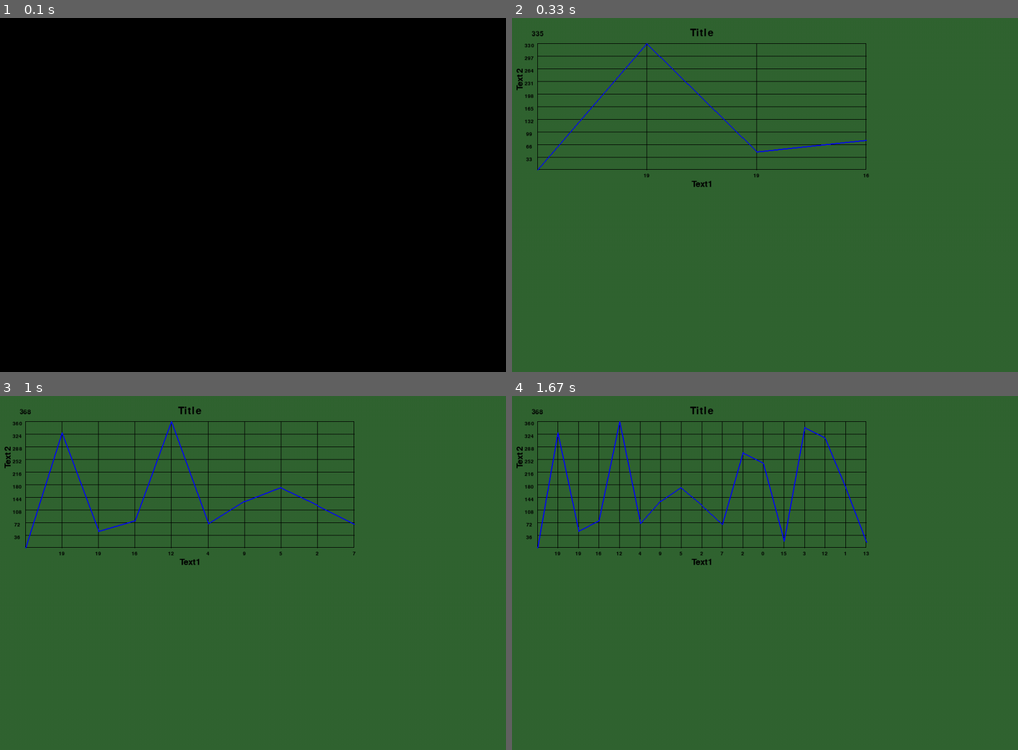
Above: before the commit, frames 1-4 (two rows, left to right).
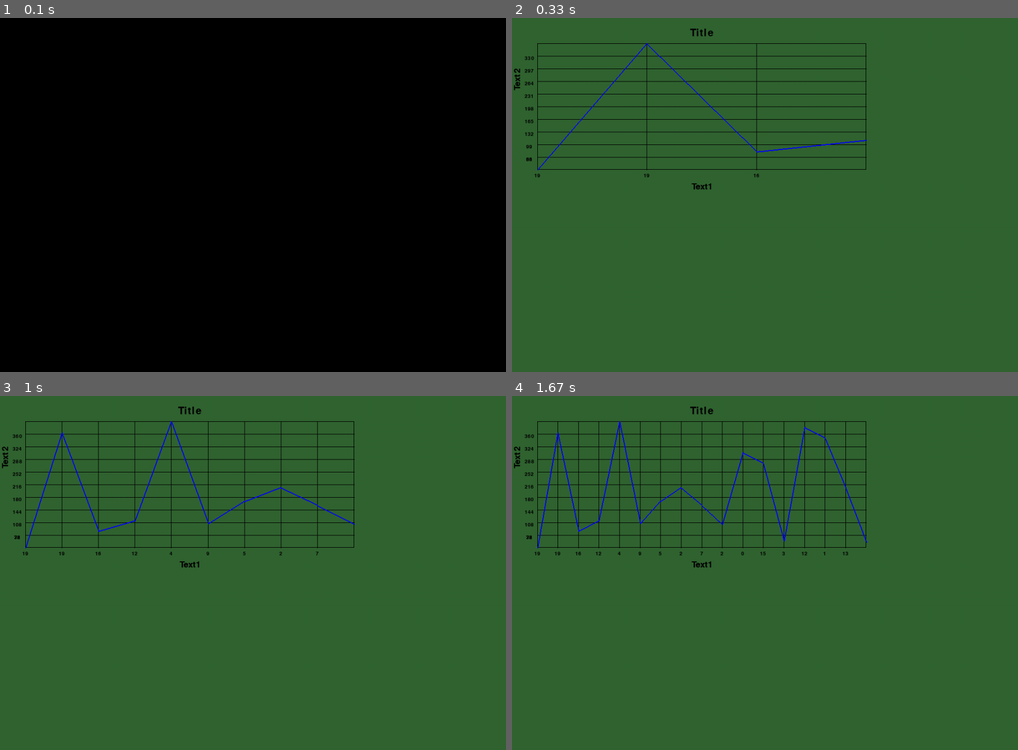
Above: after the commit, the same moments.

Repository: vallenov/pygamegraph
Game: pygame game, started from example.py
The game is run twice, just before and just after one commit, with the same random seed, the same clock (stepped at 60 frames per second) and the same inputs.
Inputs:
- Up to frame 1 (0.1 s): no input
- Up to frame 2 (0.33 s): no input
- Up to frame 3 (1 s): no input
- Up to frame 4 (1.67 s): no input

Frame 1 is identical in both runs. In frame 2, 0.2% of the frame differs, in the area x 0-71%, y 3-49%; in frame 3, 0.2%; in frame 4, 0.3%.

Commit message:
small fix

Diff:
--- a/pygamegraph/base_graph.py
+++ b/pygamegraph/base_graph.py
@@ -34,8 +34,8 @@
         self.image = pygame.Surface(size, 5)
         self.image.fill(Constants.BLACK.value)
         self.rect = self.image.get_rect()
-        self.y_top_text = Text(text_size)  # print max(self.y_list) on the left-top edge
-        self.x_bottom_text = Text(text_size)  # print last element self.x_list on the right-bottom edge
+        # self.y_top_text = Text(text_size)  # print max(self.y_list) on the left-top edge
+        # self.x_bottom_text = Text(text_size)  # print last element self.x_list on the right-bottom edge
         self.title = Text(text_size)
         self.xlabel = Text(text_size)  # name of x axis
         self.ylabel = Text(text_size)  # name of y axis
@@ -60,21 +60,12 @@
         return lst
 
     def update(self):
-        self.y_top_text.update(text=str(max(self.y_list)),
-                               xy=(self.rect.left, self.rect.top - self.ylabel.size),
-                               color=Constants.BLACK.value)
-        # self.x_bottom_text.update(text=str(self.x_list[-1]),
-        #                           xy=(
-        #                               self.rect.right + self.x_bottom_text.size,
-        #                               self.rect.bottom + self.ylabel.size // 4
-        #                           ),
-        #                           color=Constants.BLACK.value)
         self.ylabel.update(xy=(
-            (self.rect.left - self.ylabel.size // 2) - self.x_bottom_text.size - len(str(max(self.y_list))),
+            (self.rect.left - self.ylabel.size // 2) - self.ylabel.size - len(str(max(self.y_list))),
             (self.size[1] - self.rect.top) // 2),
             color=Constants.BLACK.value
         )
-        self.xlabel.update(xy=(self.rect.centerx, self.rect.bottom + self.x_bottom_text.size),
+        self.xlabel.update(xy=(self.rect.centerx, self.rect.bottom + self.xlabel.size),
                            color=Constants.BLACK.value)
         self.title.update(xy=(self.rect.centerx, self.rect.top - self.title.size),
                           color=Constants.BLACK.value)
@@ -92,10 +83,6 @@
                 (startxy[0], self.rect.top),
                 1
             )
-            startxy = (
-                self.rect.left + int((xpart + 1) * self.xpart_size),
-                self.rect.bottom - int((self.y_list[xpart] / percent) * self.size[1])
-            )
             number = Text(15)
             number.update(
                 text=f'{self.x_list[xpart]}',
@@ -103,6 +90,10 @@
                 color=Constants.BLACK.value
             )
             number.draw()
+            startxy = (
+                self.rect.left + int((xpart + 1) * self.xpart_size),
+                self.rect.bottom - int((self.y_list[xpart] / percent) * self.size[1])
+            )
         startxy = (self.rect.left, self.rect.bottom - self.size[1] // 10)
         for ypart in range(1, 11):
             pygame.draw.line(
@@ -112,10 +103,6 @@
                 (self.rect.right, startxy[1]),
                 1
             )
-            startxy = (
-                0,
-                self.rect.bottom - ((self.size[1] // 10) * ypart)
-            )
             number = Text(15)
             number.update(
                 text=f'{(max_y_list // 10) * ypart}',
@@ -123,6 +110,10 @@
                 color=Constants.BLACK.value
             )
             number.draw()
+            startxy = (
+                0,
+                self.rect.bottom - ((self.size[1] // 10) * ypart)
+            )
 
     def draw(self):
         pygame.draw.rect(pygame.display.get_surface(), self.color, self, self.line_width)
@@ -130,20 +121,11 @@
         startxy = (self.rect.left, self.rect.bottom)
         self.xpart_size = self.size[0] / self.xscale
         self.title.draw()
-        self.y_top_text.draw()
-        # self.x_bottom_text.draw()
         self.ylabel.draw()
         self.xlabel.draw()
         if self.grid:
             self.draw_grid()
         for part in range(self.xscale):
-            # number = Text(15)
-            # number.update(
-            #     text=f'{self.x_list[part]}',
-            #     xy=(startxy[0], self.rect.bottom + number.size // 2),
-            #     color=Constants.BLACK.value
-            # )
-            # number.draw()
             pygame.draw.line(
                 pygame.display.get_surface(),
                 self.line_color,
